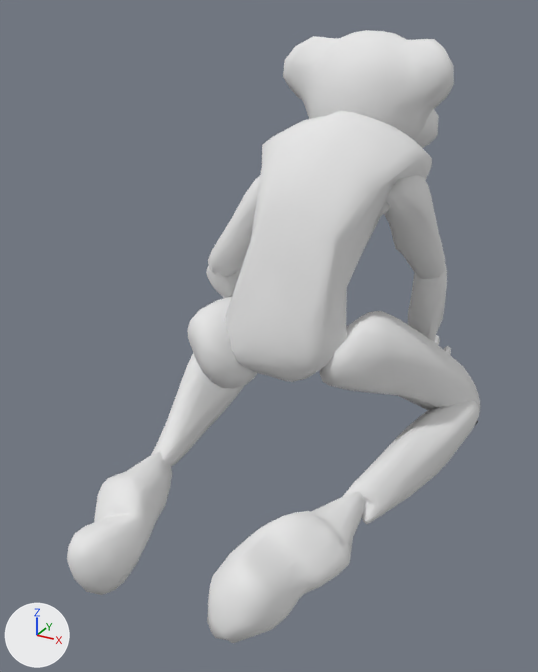
The OBJ model projects/PlayChase/res/models/rat/rat_18.obj: old version first, new version second.
Camera for both pictures: a 50 mm camera at (6.27, -15.72, 5.01) aimed at (-0.77, -2.91, -1.39). Arrows for +X, +Y and +Z are at lower left; the lights stay in place. Where no turn or scale is listed for an object, it has been applied to the vertices.

The first picture shows 'Bicep_Sphere.004', 'Eyes_Sphere.003', 'Thigh_Sphere.009', 'Torso_Sphere.007', 'Tricep_Sphere.005', 'feet_Sphere.018', 'shin_Sphere.015'.
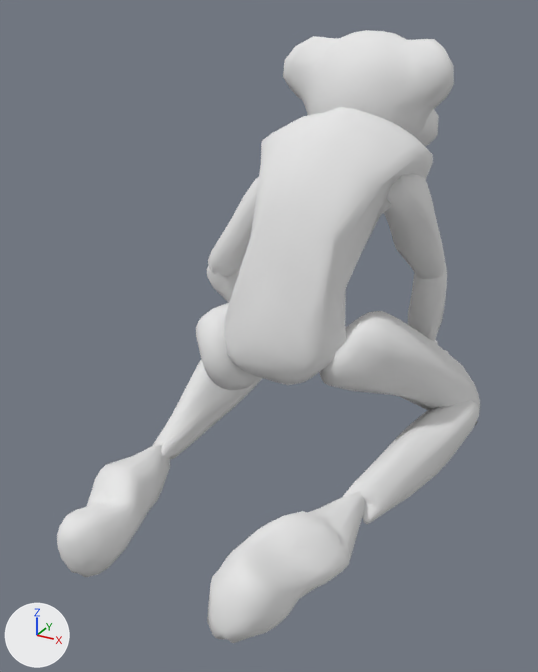
Pixel boxes [x1, y1, x2, y2] of what changed, in the pictures (538 x 672 px; the box of a moved part takes in the faces that stretch with it):
'Torso_Sphere.007', reshaped: before [225, 111, 432, 382]; after [224, 107, 433, 385]
'feet_Sphere.018', reshaped: before [67, 452, 364, 643]; after [57, 445, 364, 643]
'Thigh_Sphere.009', reshaped: before [187, 297, 480, 425]; after [196, 303, 480, 425]
'shin_Sphere.015', reshaped: before [151, 353, 479, 524]; after [152, 360, 479, 524]
part 1 of me_feet_sphere_018, rebuilt (8% wider, 8% shorter): before [67, 452, 172, 595]; after [57, 445, 170, 577]
part 2 of me_feet_sphere_018, moved or reshaped: [207, 492, 364, 643] in both
part 3 of me_shin_sphere_015, rebuilt (17% wider, 11% shorter): before [151, 353, 245, 466]; after [152, 360, 262, 460]
part 4 of me_thigh_sphere_009, rebuilt: before [187, 297, 257, 389]; after [196, 303, 259, 390]
part 5 of me_thigh_sphere_009, moved or reshaped: [320, 313, 478, 425] in both

The change, as a list of edits to the scene's bpy script:
```text
Change me_feet_sphere_018:
    used by ob_feet_sphere_018; location = (0.0, 0.0, 0.0)
    remove me_feet_sphere_018.from_pydata(...)  # 484 vertices, 668 faces; spans x -2.73..2.54, y -8.3..-4.19, z -4.86..-3.01
    add me_feet_sphere_018.from_pydata(...)  # 484 vertices, 666 faces; spans x -3.09..2.54, y -8.3..-4.19, z -4.85..-3.01
    me_feet_sphere_018 part 1: the loose piece of 227 vertices spanning x -2.73..-1.17, y -8.18..-4.56, z -4.86..-3.39 is rebuilt with 244 vertices and now spans x -3.09..-1.63, y -7.92..-4.26, z -4.85..-3.43
    me_feet_sphere_018 part 2: 187 vertices removed from x 0.77..2.54, y -8.23..-4.19, z -4.44..-3.02; 170 vertices added at x 0.77..2.54, y -8.23..-4.19, z -4.43..-3.03
Change me_shin_sphere_015:
    used by ob_shin_sphere_015; location = (0.0, 0.0, 0.0)
    remove me_shin_sphere_015.from_pydata(...)  # 484 vertices, 673 faces; spans x -4.06..3.16, y -5.21..1.4, z -4.86..-2.72
    add me_shin_sphere_015.from_pydata(...)  # 484 vertices, 652 faces; spans x -3.84..3.16, y -4.93..1.39, z -4.86..-2.87
    me_shin_sphere_015 part 3: the loose piece of 247 vertices spanning x -4.06..-2.1, y -5.21..0.91, z -4.51..-2.72 is rebuilt with 244 vertices and now spans x -3.84..-2.34, y -4.93..1.29, z -4.6..-2.87
Change me_thigh_sphere_009:
    used by ob_thigh_sphere_009; location = (0.0, 0.0, 0.0)
    remove me_thigh_sphere_009.from_pydata(...)  # 484 vertices, 673 faces; spans x -4.02..3.04, y -4.13..1.45, z -4.57..-0.72
    add me_thigh_sphere_009.from_pydata(...)  # 484 vertices, 638 faces; spans x -3.78..3.04, y -3.84..1.46, z -4.57..-0.73
    me_thigh_sphere_009 part 4: the loose piece of 243 vertices spanning x -4.02..-0.96, y -4.13..0.86, z -3.73..-0.79 is rebuilt with 240 vertices and now spans x -3.78..-1.0, y -3.84..1.28, z -3.89..-0.94
    me_thigh_sphere_009 part 5: 3 vertices moved within x 0.99..2.84, y -3.09..0.27, z -4.32..-0.8; 159 vertices removed from x 0.33..3.03, y -3.15..1.45, z -4.57..-0.72; 162 vertices added at x 0.3..3.03, y -3.15..1.46, z -4.57..-0.73
Change me_torso_sphere_007:
    used by ob_torso_sphere_007; location = (0.0, 0.0, 0.0)
    remove me_torso_sphere_007.from_pydata(...)  # 482 vertices, 512 faces; spans x -1.86..1.79, y -3.7..-0.3, z -2.33..3.13
    add me_torso_sphere_007.from_pydata(...)  # 482 vertices, 512 faces; spans x -1.87..1.81, y -3.74..-0.33, z -2.42..3.21
    me_torso_sphere_007 part 6: 482 of 482 vertices moved; they spanned x -1.86..1.79, y -3.7..-0.3, z -2.33..3.13 and now span x -1.87..1.81, y -3.74..-0.33, z -2.42..3.21; mean shift (0.0, -0.01, -0.02); largest move (-1.53, -3.16, -1.13) -> (-1.53, -2.92, -1.31)
```
